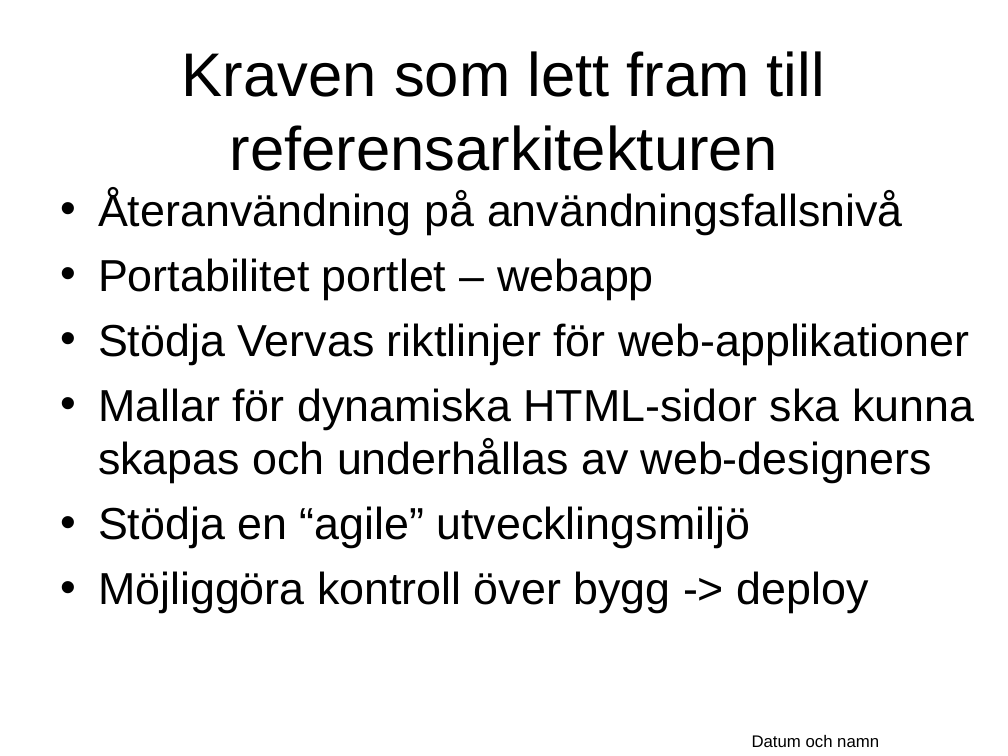
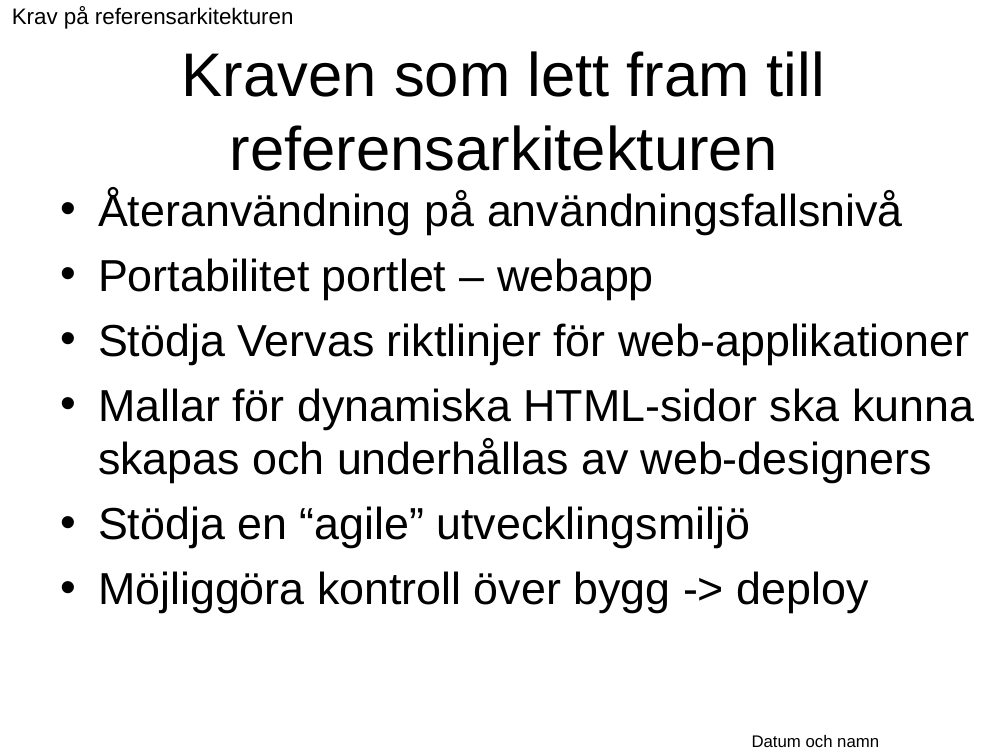
Before and after one commit to Vastra-Gotalandsregionen/oppna-program-hsatools, a slide deck: slide 12 of reference-architecture/Introduktion/Referensarkitektur_oversikt.ppt. Drawn at 1008x756 pixels with LibreOffice and Linux fonts; fonts in the diff are those of the drawing; background and template pictures are left out. Boxes give left, top, right and bottom in pixels: in the first picture for what was removed or moved away, otherwise in the second. Text is boxed around its words. In the diff, an @@ line names an element or a change of style, - is before the commit and + after.

```diff
--- a/reference-architecture/Introduktion/Referensarkitektur_oversikt.ppt
+++ b/reference-architecture/Introduktion/Referensarkitektur_oversikt.ppt
@@ text added at (12, 6, 294, 29), 16 pt, text #000000 @@
+Krav på referensarkitekturen
```
Also in this commit, not shown: 4 other slides changed.
